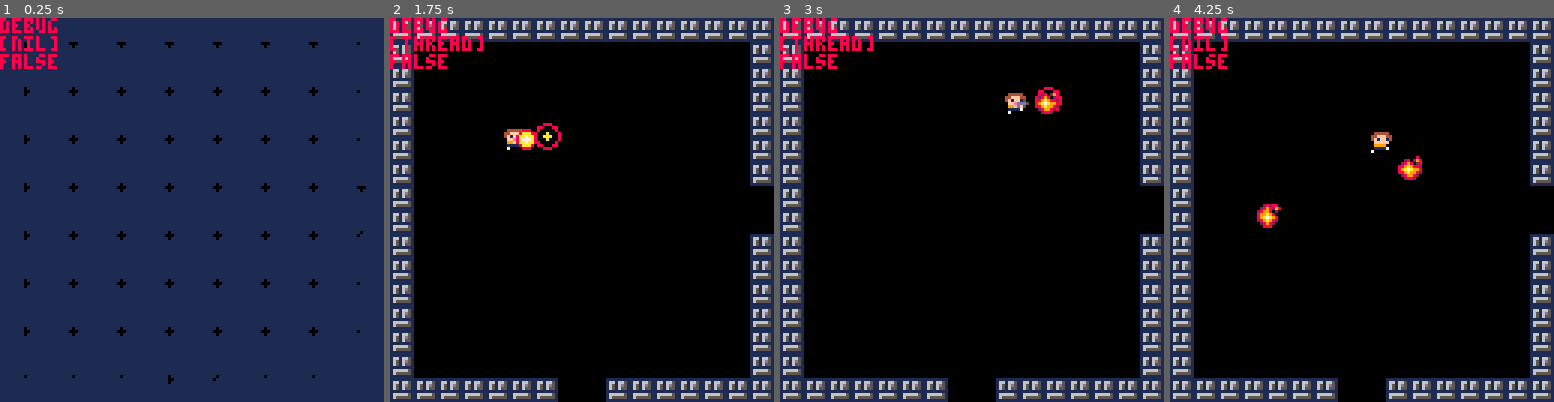
Above: before the commit, frames 1-4 (left to right).
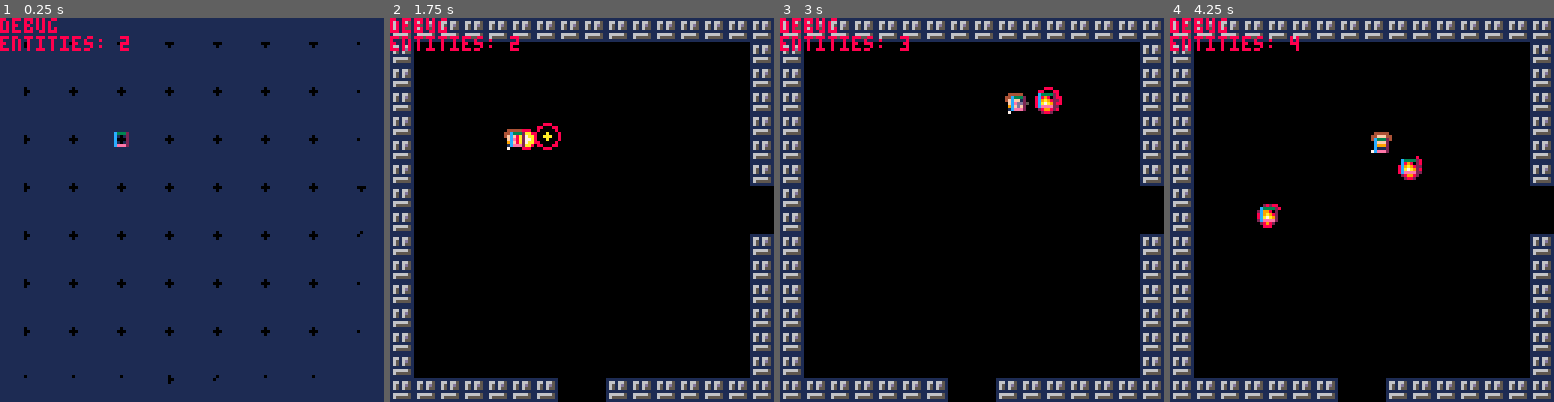
Above: after the commit, the same moments.

Repository: Zerk4112/cutemup
Game: PICO-8 cartridge cutemup.p8
Same seed, same stepped clock (60 frames per second), same inputs: the game is played once before the commit and once after it.
Inputs:
- Up to frame 1 (0.25 s): no input
- Up to frame 2 (1.75 s): tap X (X key) at 0.33, 1.07 s; tap O (Z key) at 0.7, 1.7 s; hold Right from 1.6 s (still down)
- Up to frame 3 (3 s): tap X (X key) at 1.85, 2.97 s; release Right at 2.1 s; tap O (Z key) at 2.1, 2.5, 2.9 s; hold Up 2.15-2.42 s; hold Right from 2.47 s (still down)
- Up to frame 4 (4.25 s): release Right at 3.03 s; hold Left 3.08-3.58 s; tap O (Z key) at 3.3, 3.7, 4.1 s; hold Down 3.63-3.97 s; hold Right from 4.02 s (still down); tap X (X key) at 4.08 s

The runs differ from the first frame. In frame 1, 0.8% of the frame differs, in the area x 0-34%, y 4-34%; in frame 2, 0.8%; in frame 3, 0.9%; in frame 4, 0.9%, in the area x 0-65%, y 4-54%.

Commit message:
Fix Entity Bugs Fix bugs surrounding entity spawning and optimize despawning List - Modicum of Effort - Fixed a bug where player objects are added to entities table twice. This was fixed by adding a check for if the players table already exists and if it does then iterate over it, then remove each entry from the entities table. - Added a check of off_cam on the bullets. If the bullet leaves the screen, it is despawned. - Modified off_cam function to optimize token usage Notes

Diff:
--- a/cutemup.p8
+++ b/cutemup.p8
@@ -43,11 +43,15 @@
 	for p in all(players) do
 		-- if (p.act) draw_coll_box(p.coll_box)
 	end
+	for e in all(entities) do
+		if (e.act) draw_coll_box(e.coll_box)
+	end
 	if (_cls) cls(1)
 
 	print('debug', cament.pos.x,cament.pos.y,8)
-	print(tostr(players[1].srtn))
-	print(players[1].sprflip)
+	print('entities: '..#entities)
+	-- print(tostr(players[1].srtn))
+	-- print(players[1].sprflip)
 	-- print(#aroutines)
 	-- print(players[1].mot.dx..","..players[1].mot.dy)
 	-- print('camera moving: '..tostr(cament.moving))
@@ -58,6 +62,7 @@
 -- player functions
 
 function init_players()
+	if (players~=nil) for p in all(players) do del(entities, p) end
 	players={}
 	prun = {18,19,20,21}
 	pstand = {31}
@@ -112,7 +117,7 @@
 		update_coll_box(b)
 		check_collision(b)
 		move_entity(b)
-		if b.mot.dx~=dx or b.mot.dy~=dy then
+		if b.mot.dx~=dx or b.mot.dy~=dy or off_cam(b.pos.x, b.pos.y) then
 			clean_ent(b)
 		end
 		-- yield()
@@ -121,7 +126,6 @@
 
 	end,1,true)
 	add(aroutines,b.behavior)
-	add(entities, b)
 	return b
 end
 
@@ -608,12 +612,12 @@
 -->8
 -- entity functions
 function clean_ent(e)
-	del(entities, e)
 	del(routines,e.behavior)
 	del(aroutines,e.behavior)
 	del(routines,e.pathing)
 	del(aroutines,e.pathing)
 	del(aroutines, e.draw_rig)
+	del(entities, e)
 end
 
 function create_ent(_sprtab, _pid, _pos, _mot, _coll_box, _pal)
@@ -1017,13 +1021,10 @@
 end
 
 function off_cam(x,y)
-	if cament.pos.x>x or cament.pos.x+127<x then
+	if cament.pos.x>x or cament.pos.x+127<x or cament.pos.y>y or cament.pos.y+127<y then
 		return true
-	elseif cament.pos.y>y or cament.pos.y+127<y then
-		return true
-	else
-		return false
-	end
+	end
+	return false
 end
 --checks an x,y pixel coordinate
 --against the map to see if it
